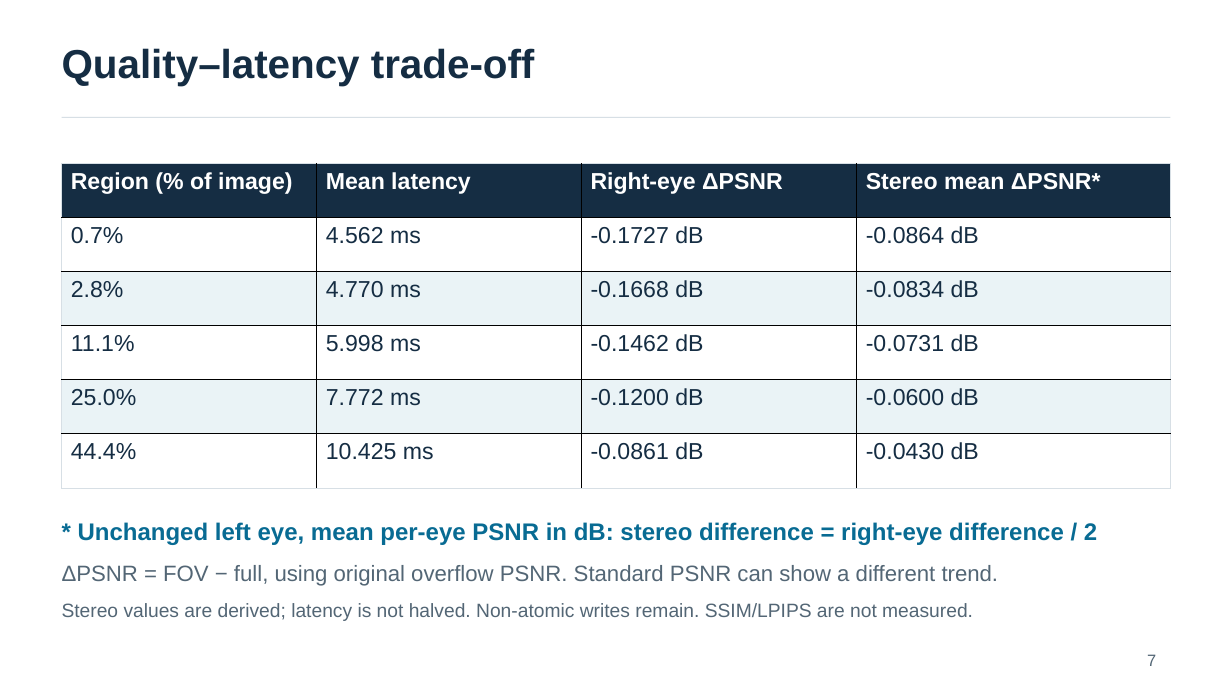
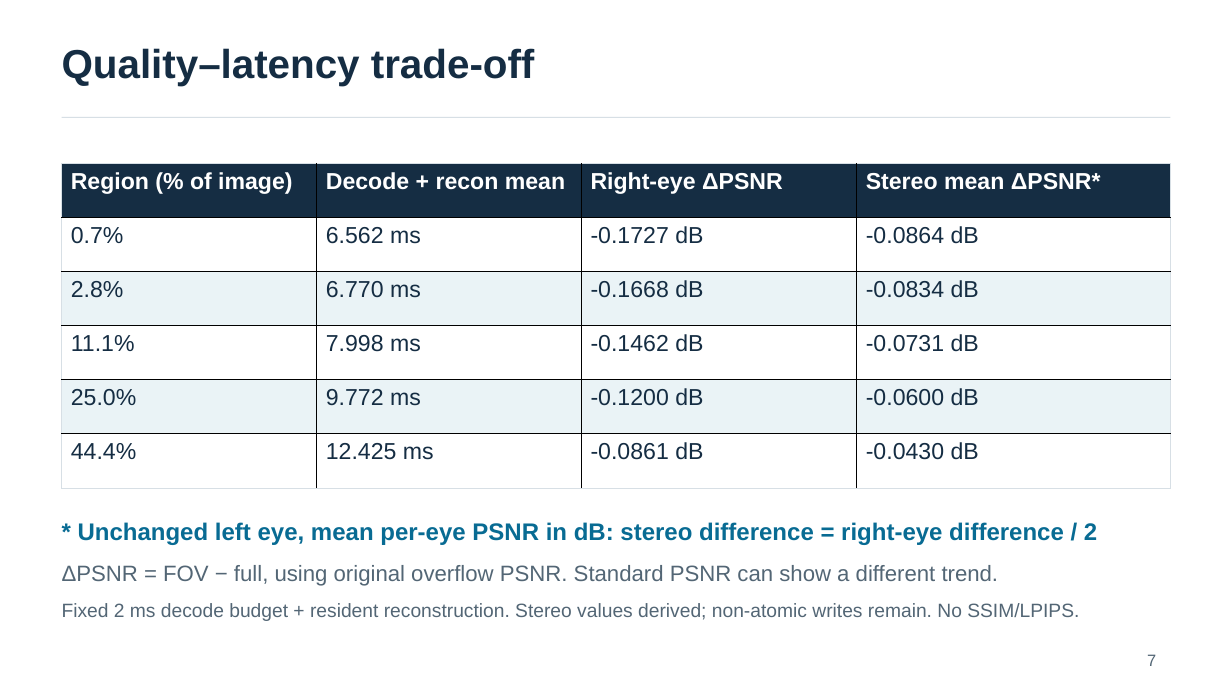
Before and after one commit to yingtian991221/stereo-eye-reconstruction, a slide deck: slide 7 of presentations/weekly_20261029/weekly_20261029_english_final.pptx. Drawn at 1232x693 pixels with LibreOffice and Linux fonts; fonts in the diff are those of the drawing. Boxes give left, top, right and bottom in pixels: in the first picture for what was removed or moved away, otherwise in the second. Text is boxed around its words. In the diff, an @@ line names an element or a change of style, - is before the commit and + after.

Commit message:
Apply fixed 2 ms decoding budget across FOV levels and record map decode tests

```diff
--- a/presentations/weekly_20261029/weekly_20261029_english_final.pptx
+++ b/presentations/weekly_20261029/weekly_20261029_english_final.pptx
@@ table at (x1=62, y1=164, x2=1171, y2=488) @@
-row 1, column 2: Mean latency
+row 1, column 2: Decode + recon mean
-row 2, column 2: 4.562 ms
+row 2, column 2: 6.562 ms
-row 3, column 2: 4.770 ms
+row 3, column 2: 6.770 ms
-row 4, column 2: 5.998 ms
+row 4, column 2: 7.998 ms
-row 5, column 2: 7.772 ms
+row 5, column 2: 9.772 ms
-row 6, column 2: 10.425 ms
+row 6, column 2: 12.425 ms
@@ text at (x1=62, y1=603, x2=1079, y2=621): text changed @@
-Stereo values are derived; latency is not halved. Non-atomic writes remain. SSIM/LPIPS are not measured.
+Fixed 2 ms decode budget + resident reconstruction. Stereo values derived; non-atomic writes remain. No SSIM/LPIPS.
```
Also in this commit, not shown: 3 other slides changed, 23 other files.
